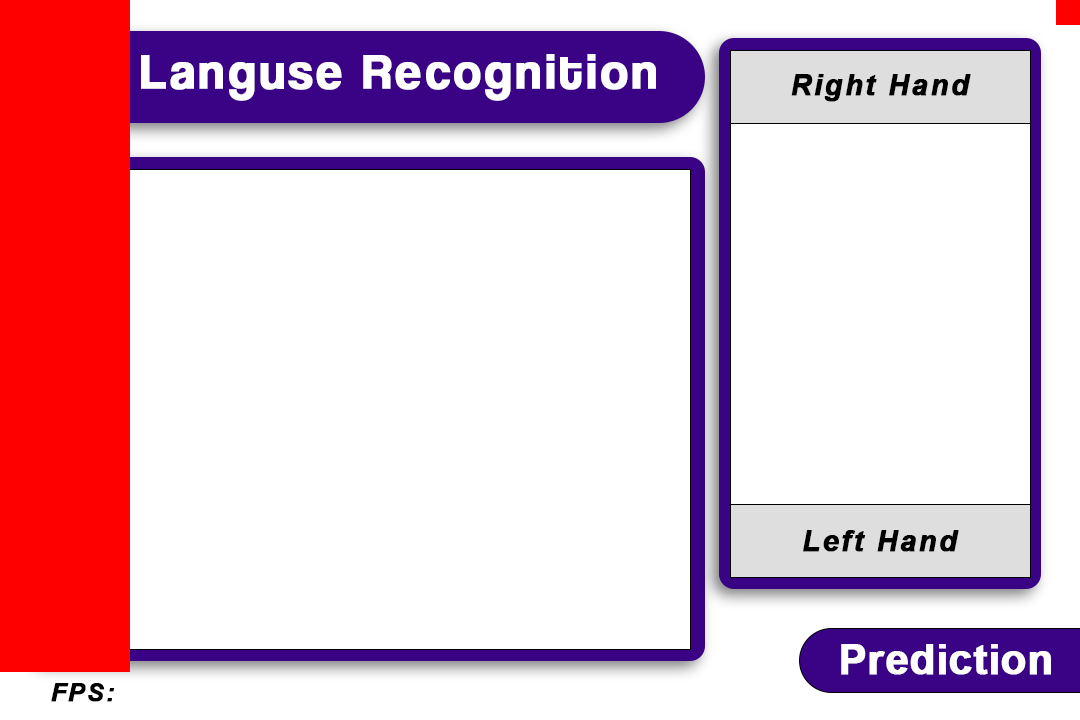
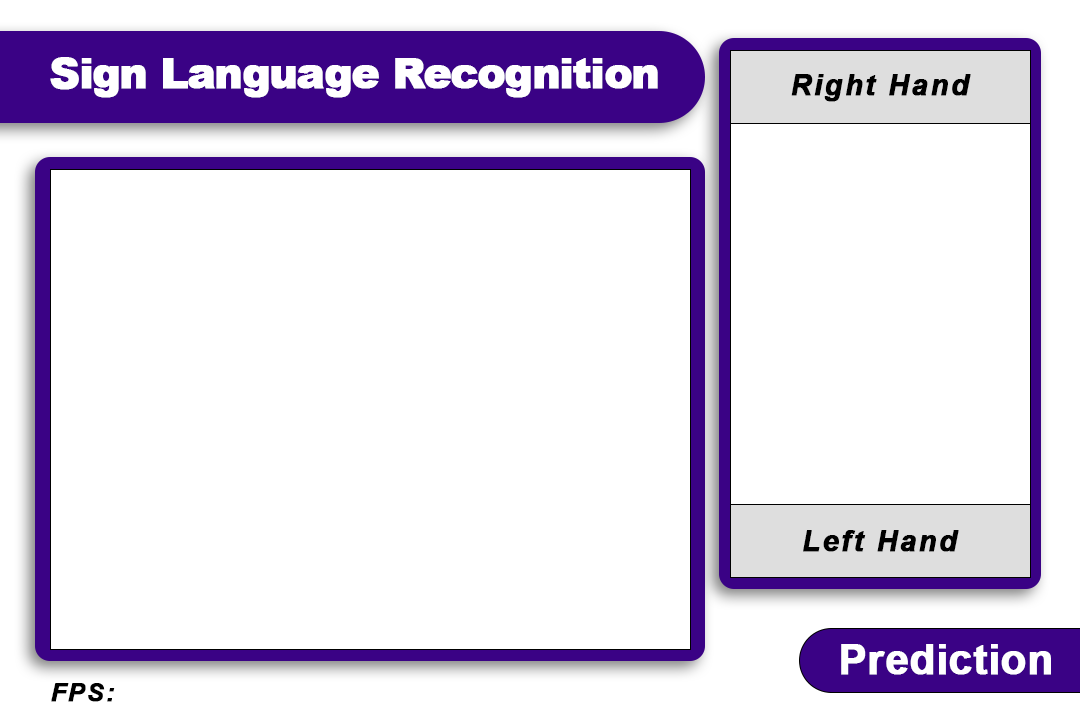
Layer changes from the first 1080 × 720 image to the second:
hid group "Tools" (2 layers) over (x1=0, y1=0, x2=1080, y2=672)
renamed "Sign Languse Recognition" to "Sign Language Recognition", painted on it over (x1=17, y1=54, x2=658, y2=101)
